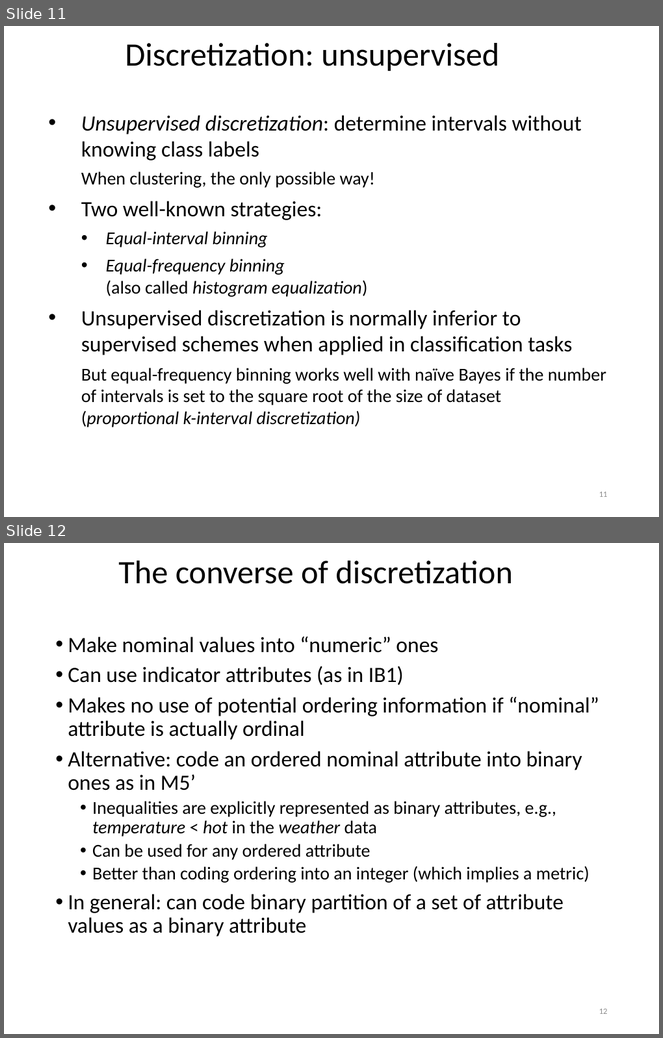
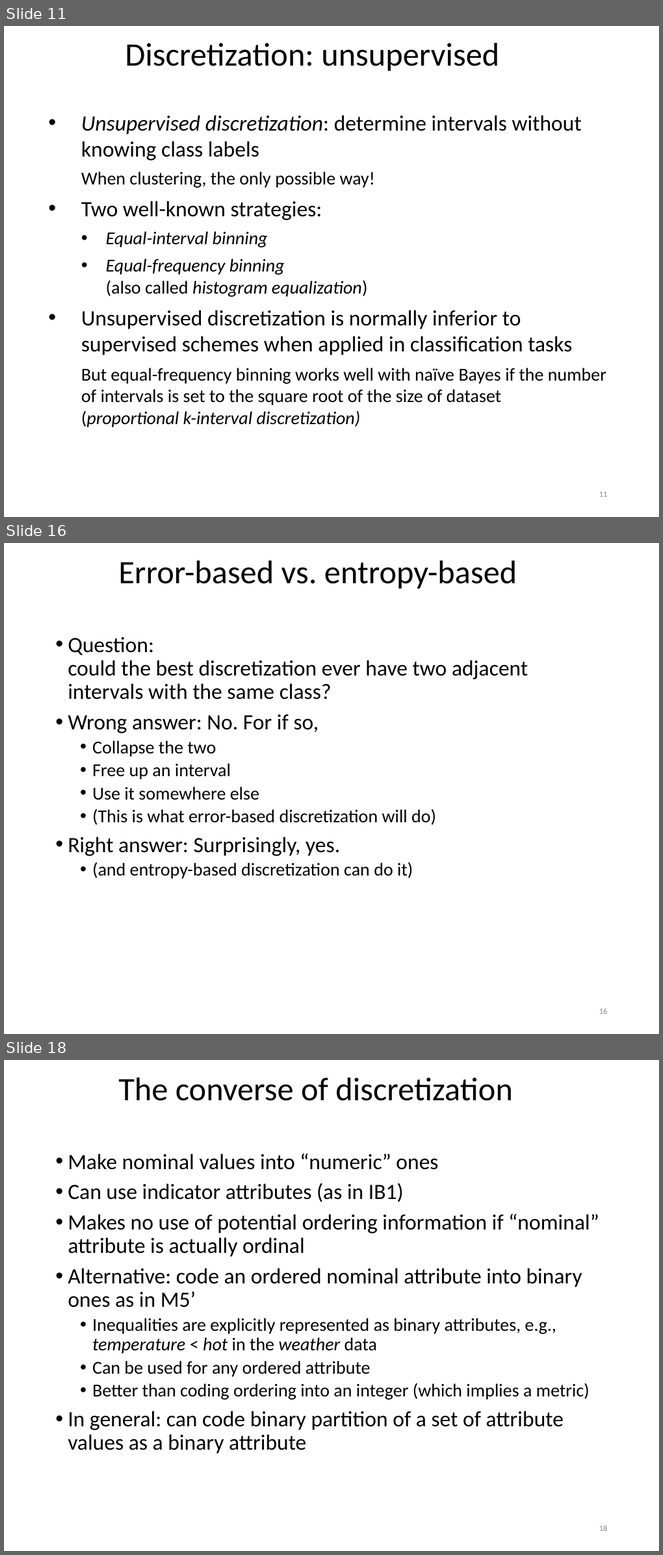
Before and after one commit to khaledmrasheed/khaledmrasheed.github.io, a slide deck: DMcourse/Chapter8.pptx. Shown one above the other, each under a label of ours: slides 11 and 12 before the commit, slides 11, 16 and 18 after it; the slides between them are not shown. The pictures are 663x1038 and 663x1555 pixels, drawn with LibreOffice and Linux fonts; fonts in the diff are those of the drawing. Boxes give left, top, right and bottom in pixels: in the first picture for what was removed or moved away, otherwise in the second. Text is boxed around its words. In the diff, an @@ line names an element or a change of style, - is before the commit and + after.

```diff
--- a/DMcourse/Chapter8.pptx
+++ b/DMcourse/Chapter8.pptx
@@ slide 16 added at <box>4,543,659,1034</box>, background #FFFFFF @@
@@ title added at <box>118,561,517,589</box>, 36 pt, text #000000 @@
+Error-based vs. entropy-based
@@ text added at <box>68,637,528,879</box>, 24 pt, text #000000 @@
+• Question:
+  could the best discretization ever have two adjacent intervals with the same class?
+• Wrong answer: No. For if so,
+  • Collapse the two
+  • Free up an interval
+  • Use it somewhere else
+  • (This is what error-based discretization will do)
+• Right answer: Surprisingly, yes.
+  • (and entropy-based discretization can do it)
@@ page number added at <box>599,1008,608,1014</box>, 9 pt, text #8C8C8C @@
+16
@@ what was slide 12 is now slide 18 @@
@@ page number at <box>599,1525,608,1531</box>: text changed @@
-12
+18
```
Also in this commit, not shown: 1 slide changed, 5 other slides added.
